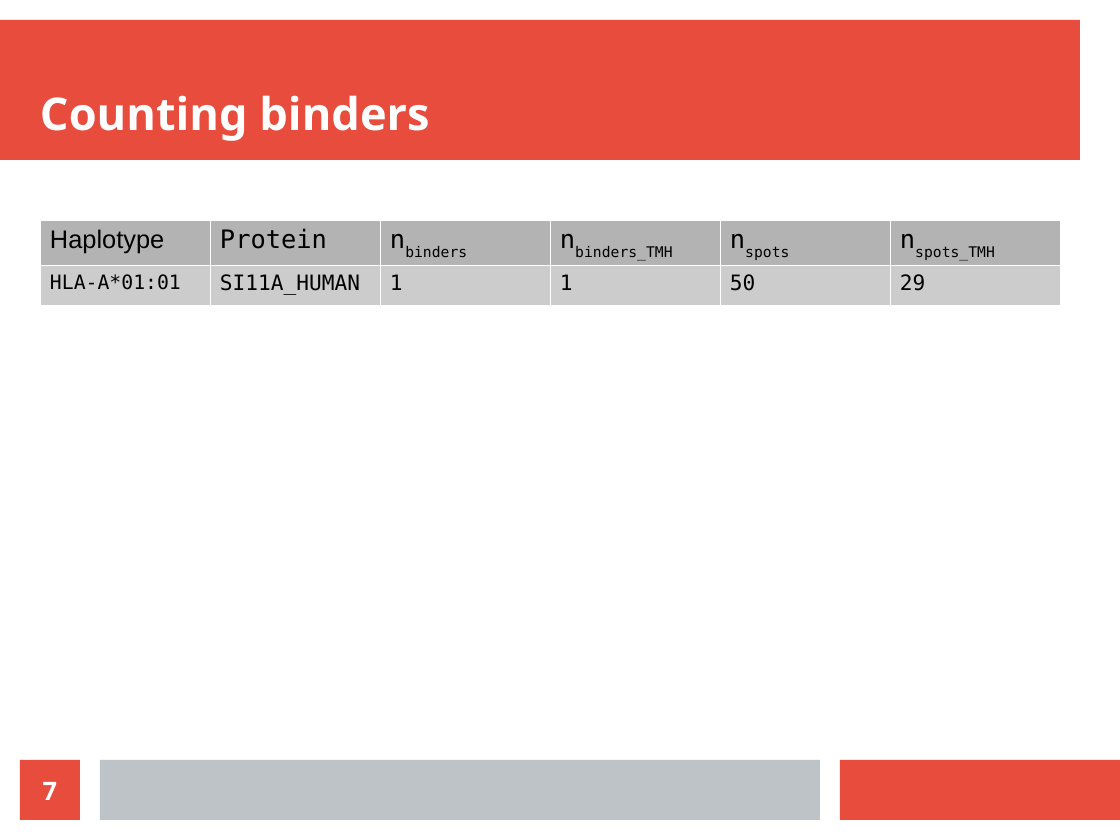
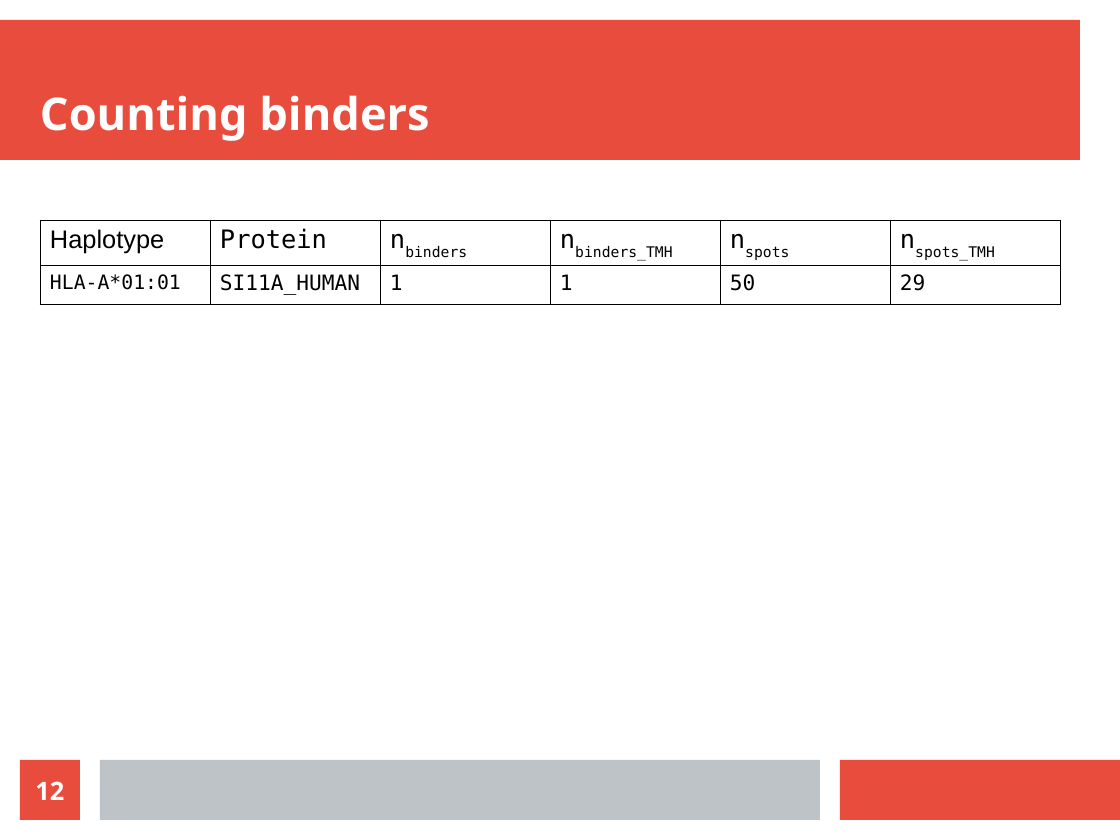
Before and after one commit to richelbilderbeek/cellbio_presentation_20210201, a slide deck: slide 12 of cellbio_presentation_20210201.odp (slide 7 before the commit). Drawn at 1120x840 pixels with LibreOffice and Linux fonts; fonts in the diff are those of the drawing. Boxes give left, top, right and bottom in pixels: in the first picture for what was removed or moved away, otherwise in the second. Text is boxed around its words. In the diff, an @@ line names an element or a change of style, - is before the commit and + after.

```diff
--- a/cellbio_presentation_20210201.odp
+++ b/cellbio_presentation_20210201.odp
@@ table at box(40, 221, 1058, 305) @@
@@ fill #B3B3B3 to none in row 1 @@
@@ fill #CCCCCC to none in row 2 @@
@@ borders changed @@
@@ page number at box(35, 781, 64, 800): text changed @@
-7
+12
```
Also in this commit, not shown: 2 other slides changed, 5 slides added, 1 slide removed, 10 other files.
